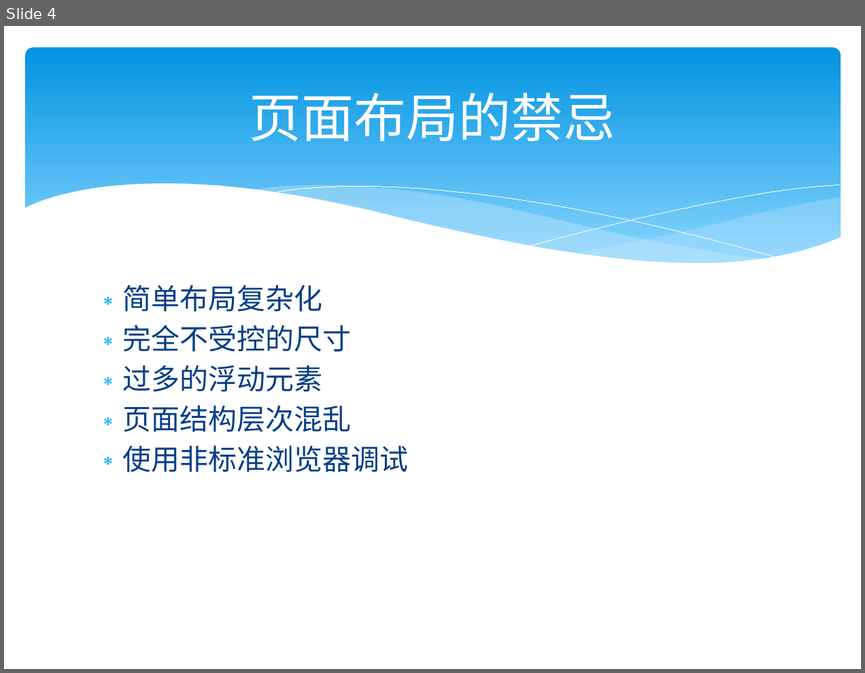
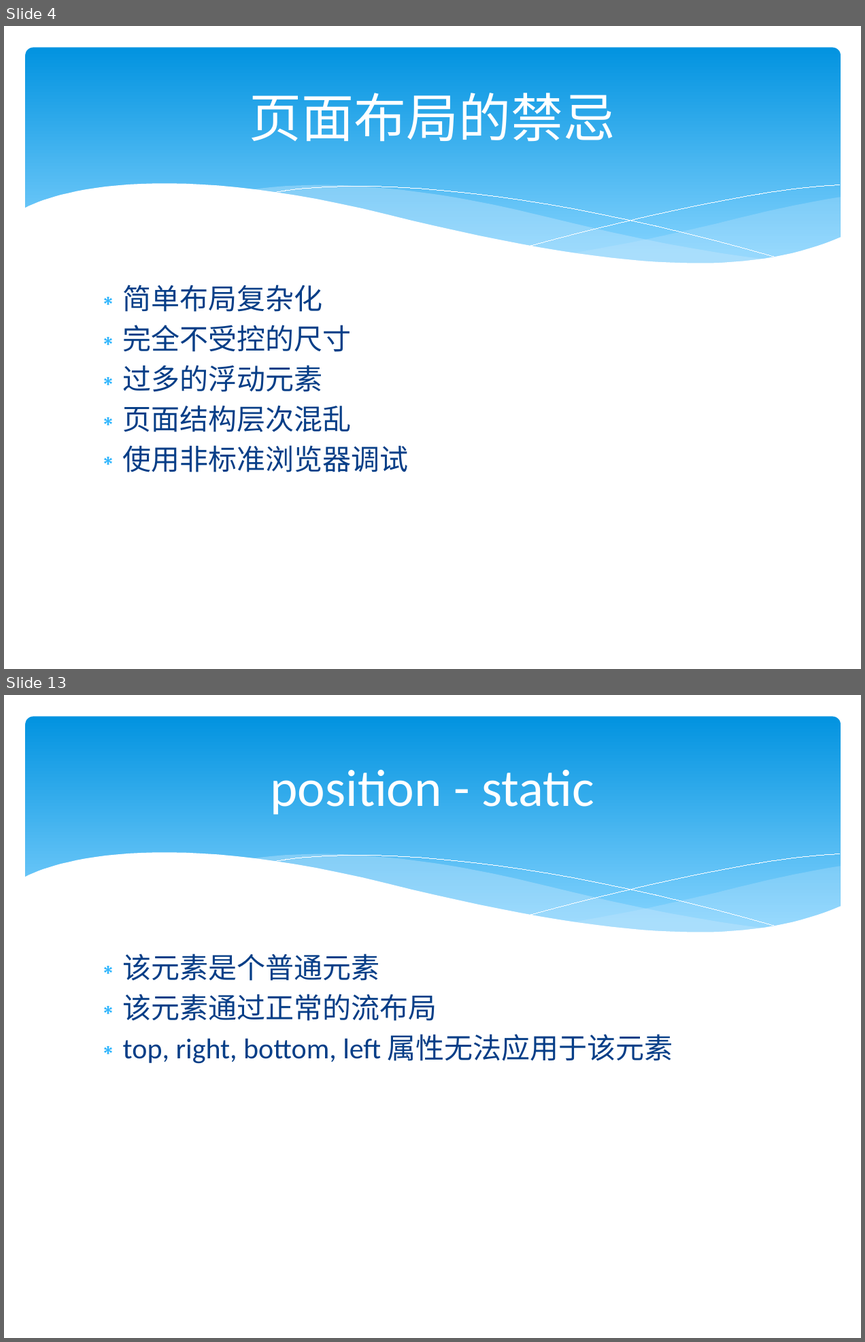
Before and after one commit to Hawkeyes0/HTML5-Test, a slide deck: Tour/Web前端技术_布局.pptx. Shown one above the other, each under a label of ours: slide 4 before the commit, slides 4 and 13 after it; the slides between them are not shown. The pictures are 865x673 and 865x1342 pixels, drawn with LibreOffice and Linux fonts; fonts in the diff are those of the drawing. Boxes give left, top, right and bottom in pixels: in the first picture for what was removed or moved away, otherwise in the second. Text is boxed around its words. In the diff, an @@ line names an element or a change of style, - is before the commit and + after.

Commit message:
更新布局资料

```diff
--- a/Tour/Web前端技术_布局.pptx
+++ b/Tour/Web前端技术_布局.pptx
@@ slide 13 added at bbox=[4, 695, 861, 1338], background #FFFFFF; not listed: 6 template elements that a slide beside it also shows @@
@@ title added at bbox=[270, 770, 594, 815], 44 pt, text #FFFFFF @@
+position - static
@@ text added at bbox=[123, 953, 673, 1064], 24 pt, text #073E87 @@
+∗ 该元素是个普通元素
+∗ 该元素通过正常的流布局
+∗ top, right, bottom, left 属性无法应用于该元素
```
Also in this commit, not shown: 3 slides changed, 18 other slides added, 3 other files.
